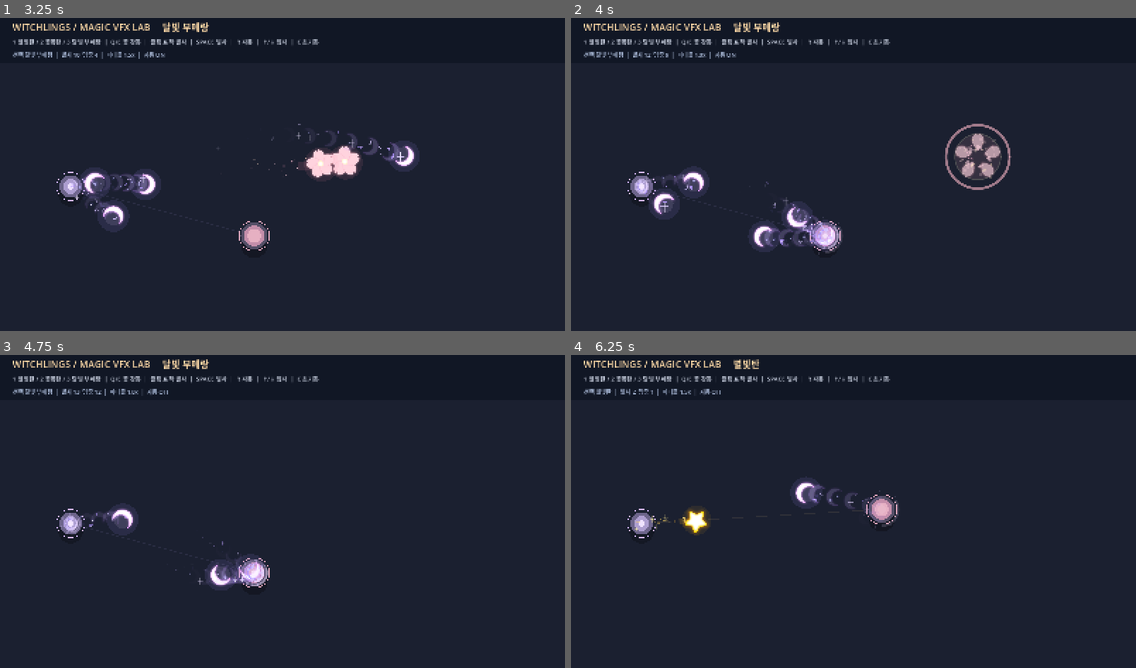
Above: before the commit, frames 1-4 (two rows, left to right).
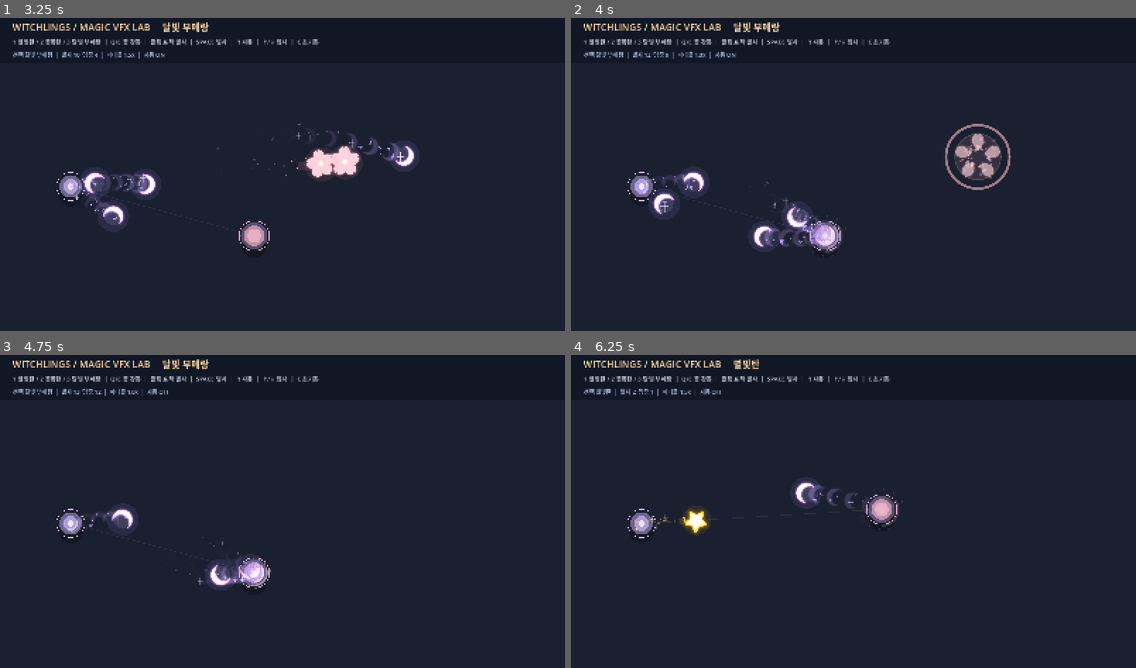
Above: after the commit, the same moments.

Repository: LittleEvasn/Test-Room
Game: Godot game, scene res://scenes/main.tscn
The game is run twice, just before and just after one commit, with the same random seed, the same clock (stepped at 60 frames per second) and the same inputs.
Inputs (mouse positions are in pixels of both pictures, inside the frame that each line leads up to):
- Up to frame 1 (3.25 s): tap Enter at 0.5 s; move the mouse to (406, 155) at 0.52 s; hold Up 0.53-1.28 s; tap 1 at 0.6 s; click (406, 155) at 0.67 s; tap Space at 0.77, 1.52, 3.02 s; move the mouse to (169, 187) at 1.27 s; hold Down 1.28-2.03 s; tap 2 at 1.35 s; move the mouse to (339, 102) at 2.02 s; hold Up from 2.03 s (still down); tap 3 at 2.1 s; move the mouse to (254, 237) at 2.77 s; tap Q at 2.85 s; click (254, 237) at 2.92 s
- Up to frame 2 (4 s): move the mouse to (1023, 221) at 3.52 s; release Up at 3.53 s; hold Down from 3.53 s (still down); tap E at 3.6 s; tap Space at 3.77 s
- Up to frame 3 (4.75 s): keep holding Down; move the mouse to (113, 461) at 4.27 s; tap R at 4.35 s; tap Space at 4.52 s
- Up to frame 4 (6.25 s): move the mouse to (881, 508) at 5.02 s; tap C at 5.1 s; click (881, 508) at 5.17 s; move the mouse to (768, 430) at 5.77 s; release Down at 5.78 s; hold Up from 5.78 s (still down); tap 1 at 5.85 s; tap Space at 6.02 s

Frame 1 is identical in both runs. In frame 2, less than 0.1% of the frame differs, in the area x 11-49%, y 51-77%; in frame 3, less than 0.1%, in the area x 10-48%, y 50-75%; in frame 4, less than 0.1%.

Commit message:
Diversify moon boomerang hit flash with lunar shards arc shards and dust

Diff:
--- a/scripts/moon_hit_burst.gd
+++ b/scripts/moon_hit_burst.gd
@@ -29,8 +29,27 @@
     draw_circle(Vector2.ZERO, (14.0 + 15.0 * progress) * scale_factor, Color(0.84, 0.74, 1.0, alpha * 0.16))
     draw_circle(Vector2.ZERO, (7.0 + 8.0 * progress) * scale_factor, Color(1.0, 0.96, 1.0, alpha * 0.55))
 
-    for i in 7:
-        var angle := float(i) * TAU / 7.0 + turn
-        var pt := Vector2.RIGHT.rotated(angle) * (17.0 + 52.0 * progress) * scale_factor
-        var spark_size := (3.0 + float(i % 3) * 1.2) * (1.0 - progress * 0.65)
-        draw_circle(pt, spark_size, Color(0.84, 0.78, 1.0, alpha * 0.85))
+    # 베기 궤적 주변에 달빛 점·보라색 수정 파편·작은 원호가 따로 번진다.
+    for i in 12:
+        var angle := float(i) * TAU / 12.0 + turn
+        var pt := Vector2.RIGHT.rotated(angle) * (17.0 + 59.0 * progress) * scale_factor
+        var spark_size := (3.5 + float(i % 4) * 1.25) * (1.0 - progress * 0.62) * scale_factor
+        match i % 3:
+            0:
+                draw_circle(pt, spark_size * 0.85, Color(0.64, 0.54, 1.0, alpha * 0.25))
+                draw_circle(pt, spark_size * 0.37, Color(0.93, 0.91, 1.0, alpha * 0.9))
+            1:
+                _draw_hit_shard(pt, spark_size, angle + elapsed * 4.0, Color(0.76, 0.65, 1.0, alpha * 0.9))
+            2:
+                draw_arc(pt, spark_size * 1.4, angle, angle + 1.6, 9, Color(0.89, 0.82, 1.0, alpha * 0.82), maxf(1.0, spark_size * 0.25), true)
+
+func _draw_hit_shard(at: Vector2, radius: float, angle: float, tint: Color) -> void:
+    var polygon := PackedVector2Array([
+        Vector2(0.0, -radius * 1.5),
+        Vector2(radius * 0.55, -radius * 0.22),
+        Vector2(0.0, radius * 1.05),
+        Vector2(-radius * 0.55, radius * 0.22)
+    ])
+    for i in polygon.size():
+        polygon[i] = at + polygon[i].rotated(angle)
+    draw_colored_polygon(polygon, tint)
